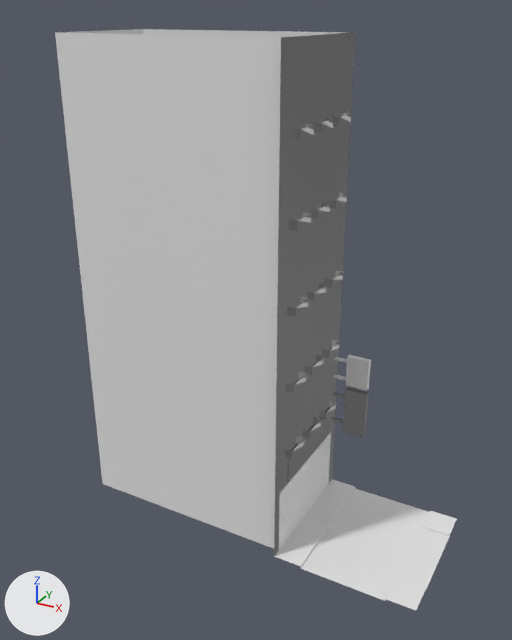
An edit to the Blender file tools/blender/street.blend, drawn before and after from the same camera.
Camera for both pictures: a camera (50 mm lens) standing at (37.0, -117.3, 104.0) and looking at (-25.9, -2.9, 46.8). The axes (+X, +Y, +Z) are drawn at lower left. The lights are the same throughout. The older version comes first. The same objects are shown in both versions, whatever each file hides.

In view in the first picture: 'Building.002', 'Building.003', 'Building.004', 'Building.005', 'Street.T'.
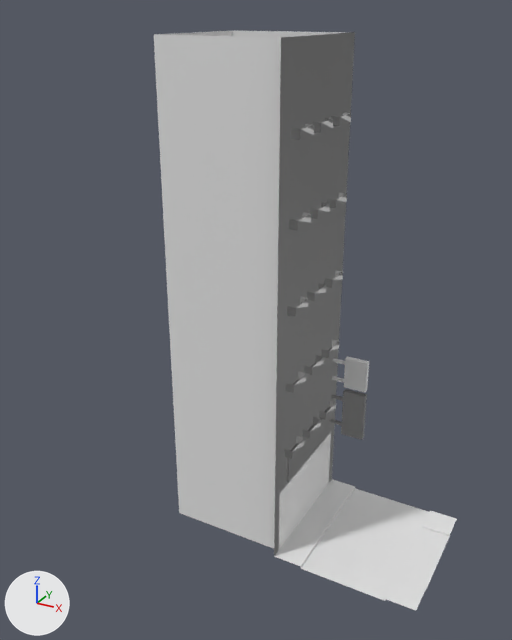
Where the change shows, as pixel boxes (x1, y1, x2, y2) in the pictures (512 x 640 px; the box of a moved part takes in the faces that stretch with it):
```json
{"object": "Building.004", "change": "reshaped", "before": [55, 29, 355, 555], "after": [154, 31, 354, 555], "on screen": "33% narrower"}
{"part": 1, "of": "me_cube_041", "change": "moved or reshaped", "before": [55, 29, 236, 514], "after": [154, 31, 236, 514]}
```

Scene script edits in JSON lines:
```json
{"block": "me_cube_041", "where": "# used by ob_building_004; location = (0.0, 0.0, 0.0)"}
{"op": "remove", "block": "me_cube_041", "code": "me_cube_041.from_pydata(...)  # 186 vertices, 83 faces; spans x -62.0..-15.0, y -15.0..15.0, z 0.5..100.0"}
{"op": "add", "block": "me_cube_041", "code": "me_cube_041.from_pydata(...)  # 186 vertices, 83 faces; spans x -40.0..-15.0, y -15.0..15.0, z 0.5..100.0"}
{"block": "me_cube_041", "change": "me_cube_041 part 1: 10 of 186 vertices moved; they spanned x -62.0..-52.7, y -13.0..13.0, z 0.5..100.0 and now span x -40.0..-30.7, y -13.0..13.0, z 0.5..100.0; mean shift (22.0, 0.0, 0.0); largest move (-62.0, 13.0, 0.5) -> (-40.0, 13.0, 0.5)"}
{"block": "me_cube_041", "change": "other edits to the shape of me_cube_041 do not show in these pictures"}
```
